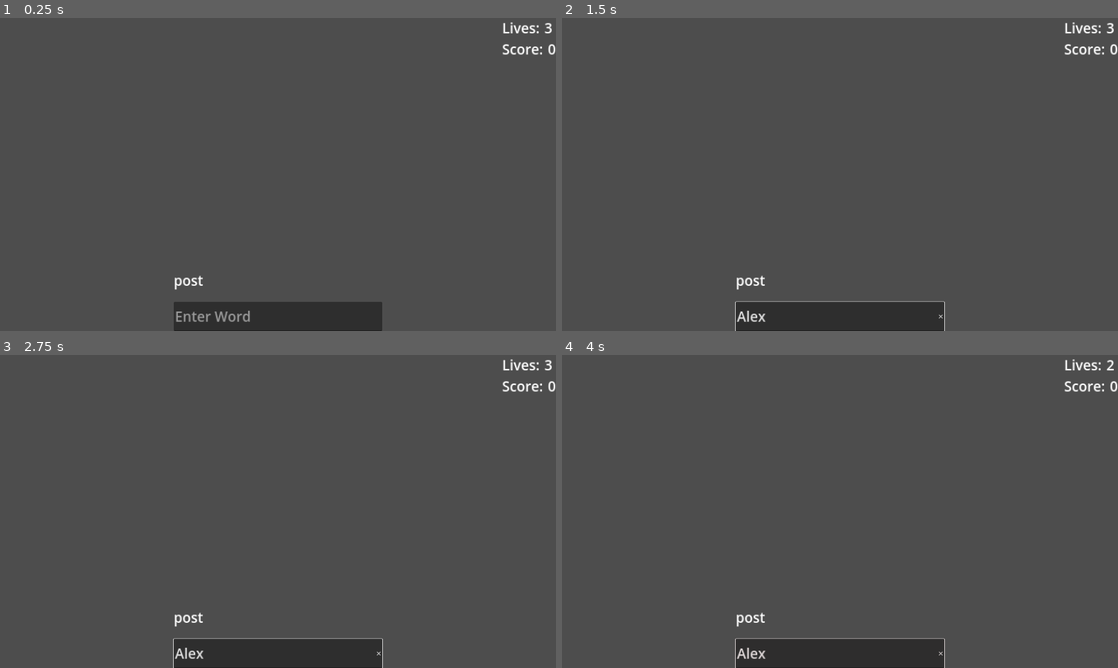
Above: before the commit, frames 1-4 (two rows, left to right).
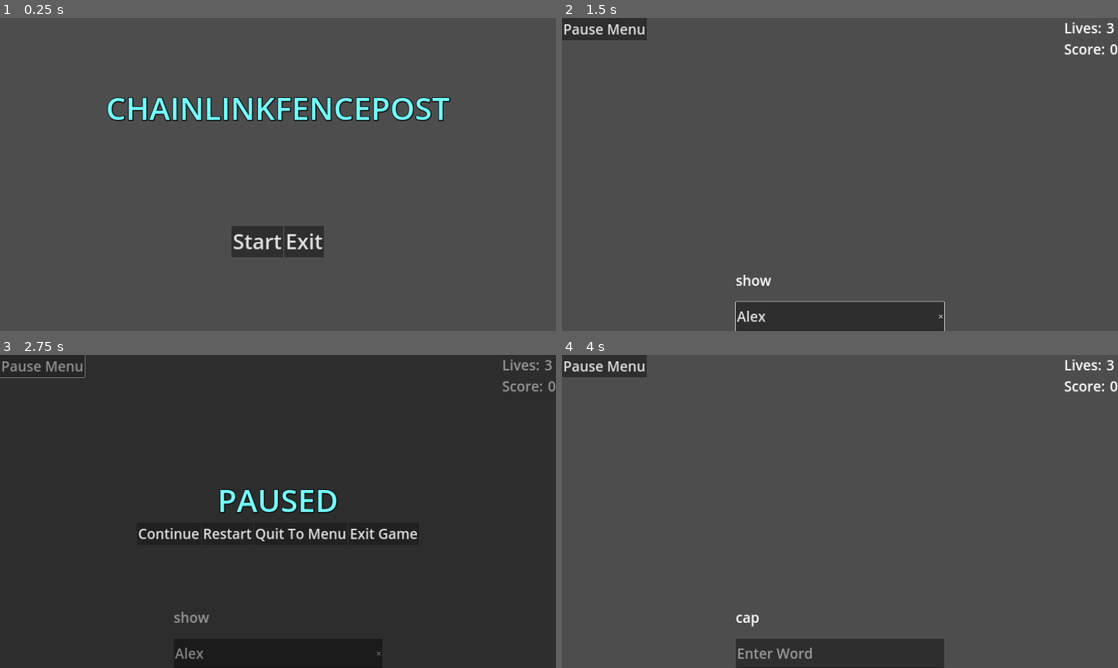
Above: after the commit, the same moments.

Repository: AndyDrewE/ChainLinkFencePost
Game: Godot game, scene res://Scenes/main_menu.tscn
Two runs of this game, one before a commit and one after it. Both use one fixed random seed, a clock stepped at 60 frames per second and the inputs below. Before the commit the project starts from res://Scenes/main.tscn.
Inputs (mouse positions are in pixels of both pictures, inside the frame that each line leads up to):
- Up to frame 1 (0.25 s): no input
- Up to frame 2 (1.5 s): click (817, 240) at 0.5 s, where only the run after the commit has a clickable "Start"; click (840, 315) at 1.27 s; type "Alex" at 1.35 s
- Up to frame 3 (2.75 s): click (44, 367) at 2 s, where only the run after the commit has a clickable "Pause Menu"
- Up to frame 4 (4 s): click (789, 533) at 2.75 s, where only the run after the commit has a clickable "Restart"; tap Enter at 3.5 s

The runs differ from the first frame. In frame 1, 7.9% of the frame differs, in the area x 19-100%, y 1-100%; in frame 2, 1.1%; in frame 3, 96%, in the area x 0-100%, y 0-100%; in frame 4, 1.5%.

Commit message:
Added Main and pause menus, added some word pairs

Diff:
--- a/Scenes/main.tscn
+++ b/Scenes/main.tscn
@@ -1,7 +1,8 @@
-[gd_scene load_steps=3 format=3 uid="uid://bdlkayfwg2gwg"]
+[gd_scene load_steps=4 format=3 uid="uid://bdlkayfwg2gwg"]
 
 [ext_resource type="Script" path="res://Scripts/main.gd" id="1_2wc27"]
 [ext_resource type="Script" path="res://Scripts/UIController.gd" id="1_gth01"]
+[ext_resource type="PackedScene" uid="uid://co212rrxbqw8m" path="res://Scenes/pause_menu.tscn" id="3_v748b"]
 
 [node name="Main" type="Node2D"]
 script = ExtResource("1_2wc27")
@@ -102,4 +103,15 @@
 theme_override_font_sizes/font_size = 108
 text = "GAME OVER"
 
+[node name="PauseMenuButton" type="Button" parent="UIController"]
+layout_mode = 1
+offset_right = 8.0
+offset_bottom = 8.0
+theme_override_font_sizes/font_size = 48
+text = "Pause Menu"
+
+[node name="Pause_Menu" parent="UIController" instance=ExtResource("3_v748b")]
+visible = false
+
 [connection signal="text_submitted" from="UIController/PlayerInput" to="UIController" method="_on_player_input_text_submitted"]
+[connection signal="pressed" from="UIController/PauseMenuButton" to="UIController" method="_on_pause_menu_button_pressed"]
--- /dev/null
+++ b/Scenes/main_menu.tscn
@@ -0,0 +1,59 @@
+[gd_scene load_steps=2 format=3 uid="uid://c8c1r3p3l1ru5"]
+
+[ext_resource type="Script" path="res://Scripts/main_menu.gd" id="1_oguym"]
+
+[node name="MainMenu" type="Control"]
+layout_mode = 3
+anchors_preset = 15
+anchor_right = 1.0
+anchor_bottom = 1.0
+grow_horizontal = 2
+grow_vertical = 2
+script = ExtResource("1_oguym")
+
+[node name="MarginContainer" type="MarginContainer" parent="."]
+layout_mode = 1
+anchors_preset = 15
+anchor_right = 1.0
+anchor_bottom = 1.0
+grow_horizontal = 2
+grow_vertical = 2
+theme_override_constants/margin_left = 120
+theme_override_constants/margin_top = 80
+theme_override_constants/margin_right = 120
+theme_override_constants/margin_bottom = 80
+
+[node name="VBoxContainer" type="VBoxContainer" parent="MarginContainer"]
+layout_mode = 2
+
+[node name="Title_Label" type="Label" parent="MarginContainer/VBoxContainer"]
+layout_mode = 2
+size_flags_vertical = 6
+theme_override_colors/font_color = Color(0.454902, 1, 1, 1)
+theme_override_colors/font_shadow_color = Color(0, 0, 0, 1)
+theme_override_colors/font_outline_color = Color(0, 0, 0, 1)
+theme_override_constants/outline_size = 5
+theme_override_constants/shadow_outline_size = 10
+theme_override_font_sizes/font_size = 108
+text = "CHAINLINKFENCEPOST"
+horizontal_alignment = 1
+vertical_alignment = 1
+
+[node name="HBoxContainer" type="HBoxContainer" parent="MarginContainer/VBoxContainer"]
+layout_mode = 2
+size_flags_horizontal = 4
+size_flags_vertical = 6
+alignment = 1
+
+[node name="Start" type="Button" parent="MarginContainer/VBoxContainer/HBoxContainer" groups=["Button"]]
+layout_mode = 2
+theme_override_font_sizes/font_size = 72
+text = "Start"
+
+[node name="Exit" type="Button" parent="MarginContainer/VBoxContainer/HBoxContainer" groups=["Button"]]
+layout_mode = 2
+theme_override_font_sizes/font_size = 72
+text = "Exit"
+
+[connection signal="pressed" from="MarginContainer/VBoxContainer/HBoxContainer/Start" to="." method="_on_start_pressed"]
+[connection signal="pressed" from="MarginContainer/VBoxContainer/HBoxContainer/Exit" to="." method="_on_exit_pressed"]
--- /dev/null
+++ b/Scenes/pause_menu.tscn
@@ -0,0 +1,71 @@
+[gd_scene load_steps=2 format=3 uid="uid://co212rrxbqw8m"]
+
+[ext_resource type="Script" path="res://Scripts/pause_menu.gd" id="1_be4r4"]
+
+[node name="Pause_Menu" type="Control"]
+layout_mode = 3
+anchors_preset = 0
+offset_right = 1920.0
+offset_bottom = 1080.0
+script = ExtResource("1_be4r4")
+
+[node name="Background_Blur" type="ColorRect" parent="."]
+layout_mode = 1
+offset_right = 1920.0
+offset_bottom = 1080.0
+color = Color(0, 0, 0, 0.411765)
+
+[node name="MenuContainer" type="CenterContainer" parent="."]
+layout_mode = 1
+anchors_preset = 15
+anchor_right = 1.0
+anchor_bottom = 1.0
+grow_horizontal = 2
+grow_vertical = 2
+mouse_filter = 0
+
+[node name="PauseVBox" type="VBoxContainer" parent="MenuContainer"]
+layout_mode = 2
+
+[node name="Paused_Label" type="Label" parent="MenuContainer/PauseVBox"]
+layout_mode = 2
+mouse_filter = 0
+theme_override_colors/font_color = Color(0.454902, 1, 1, 1)
+theme_override_colors/font_shadow_color = Color(0, 0, 0, 1)
+theme_override_colors/font_outline_color = Color(0, 0, 0, 1)
+theme_override_constants/outline_size = 5
+theme_override_constants/shadow_outline_size = 10
+theme_override_font_sizes/font_size = 108
+text = "PAUSED"
+horizontal_alignment = 1
+
+[node name="ButtonHBox" type="HBoxContainer" parent="MenuContainer/PauseVBox"]
+layout_mode = 2
+alignment = 1
+
+[node name="Continue" type="Button" parent="MenuContainer/PauseVBox/ButtonHBox" groups=["Button"]]
+layout_mode = 2
+theme_override_font_sizes/font_size = 48
+text = "Continue"
+
+[node name="Restart" type="Button" parent="MenuContainer/PauseVBox/ButtonHBox" groups=["Button"]]
+layout_mode = 2
+theme_override_font_sizes/font_size = 48
+text = "Restart"
+
+[node name="Start" type="Button" parent="MenuContainer/PauseVBox/ButtonHBox" groups=["Button"]]
+layout_mode = 2
+size_flags_horizontal = 3
+theme_override_font_sizes/font_size = 48
+text = "Quit To Menu"
+
+[node name="Exit" type="Button" parent="MenuContainer/PauseVBox/ButtonHBox" groups=["Button"]]
+layout_mode = 2
+size_flags_horizontal = 3
+theme_override_font_sizes/font_size = 48
+text = "Exit Game"
+
+[connection signal="pressed" from="MenuContainer/PauseVBox/ButtonHBox/Continue" to="." method="_on_continue_pressed"]
+[connection signal="pressed" from="MenuContainer/PauseVBox/ButtonHBox/Restart" to="." method="_on_restart_pressed"]
+[connection signal="pressed" from="MenuContainer/PauseVBox/ButtonHBox/Start" to="." method="_on_start_pressed"]
+[connection signal="pressed" from="MenuContainer/PauseVBox/ButtonHBox/Exit" to="." method="_on_exit_pressed"]
--- a/Scripts/GameController.gd
+++ b/Scripts/GameController.gd
@@ -2,13 +2,15 @@
 extends Node
 
 ### TODO: Add more words, make a file for all of the word pairs
-var word_pairs = ["chain link", "chain mail", "fence post", …(467 unchanged characters)…
+var word_pairs = ["game room", "game master", "master chief", "board room", "master bath","room mate","chain link", "chain mail", "fence post", …(467 unchanged characters)…
 var word_pairs_dict = {}
 
 var player_lives = 3
 var player_score = 0
 
 var previous_word = ""
+
+var paused = false
 
 func _ready():
 	# Key the word dictionary
@@ -17,6 +19,10 @@
 
 func get_UI_controller() -> Node:
 	return get_tree().current_scene.get_node("UIController")
+
+func go_to_start():
+	paused = false
+	get_tree().change_scene_to_file("res://Scenes/main_menu.tscn")
 
 func key_word_dict():
 	for pair in word_pairs:
--- a/Scripts/UIController.gd
+++ b/Scripts/UIController.gd
@@ -1,6 +1,9 @@
 extends Control
 
 ###TODO: Main Menu, Pause Menu, Buttons
+
+##Pause Menu
+@onready var pause_menu = get_node("Pause_Menu")
 
 #Player Input Variables
 @onready var player_input_textbox = $PlayerInput
@@ -49,6 +52,10 @@
 	game_over_label.visible = true
 	player_input_textbox.editable = false
 
+func toggle_pause_menu():
+	GameController.paused = !GameController.paused
+	pause_menu.visible = GameController.paused
+
 func _on_player_input_text_submitted(new_text):
 	if player_input_textbox.editable:
 		new_text = new_text.to_lower()
@@ -64,3 +71,7 @@
 			flash_label_invalid()
 			#Take away a life
 			GameController.update_lives(-1)
+
+
+func _on_pause_menu_button_pressed():
+	toggle_pause_menu()
--- /dev/null
+++ b/Scripts/main_menu.gd
@@ -0,0 +1,9 @@
+extends Control
+
+
+func _on_start_pressed():
+	get_tree().change_scene_to_file("res://Scenes/main.tscn")
+
+
+func _on_exit_pressed():
+	get_tree().quit()
--- /dev/null
+++ b/Scripts/pause_menu.gd
@@ -0,0 +1,17 @@
+extends Control
+
+@onready var ui_controller = self.get_parent()
+
+func _on_continue_pressed():
+	ui_controller.toggle_pause_menu()
+
+
+func _on_start_pressed():
+	GameController.go_to_start()
+
+func _on_exit_pressed():
+	get_tree().quit()
+
+func _on_restart_pressed():
+	GameController.paused = false
+	get_tree().change_scene_to_file("res://Scenes/main.tscn")
--- a/project.godot
+++ b/project.godot
@@ -11,7 +11,7 @@
 [application]
 
 config/name="ChainLinkFencePost"
-run/main_scene="res://Scenes/main.tscn"
+run/main_scene="res://Scenes/main_menu.tscn"
 config/features=PackedStringArray("4.2", "GL Compatibility")
 config/icon="res://icon.svg"
 
Not shown, changed: .DS_Store
